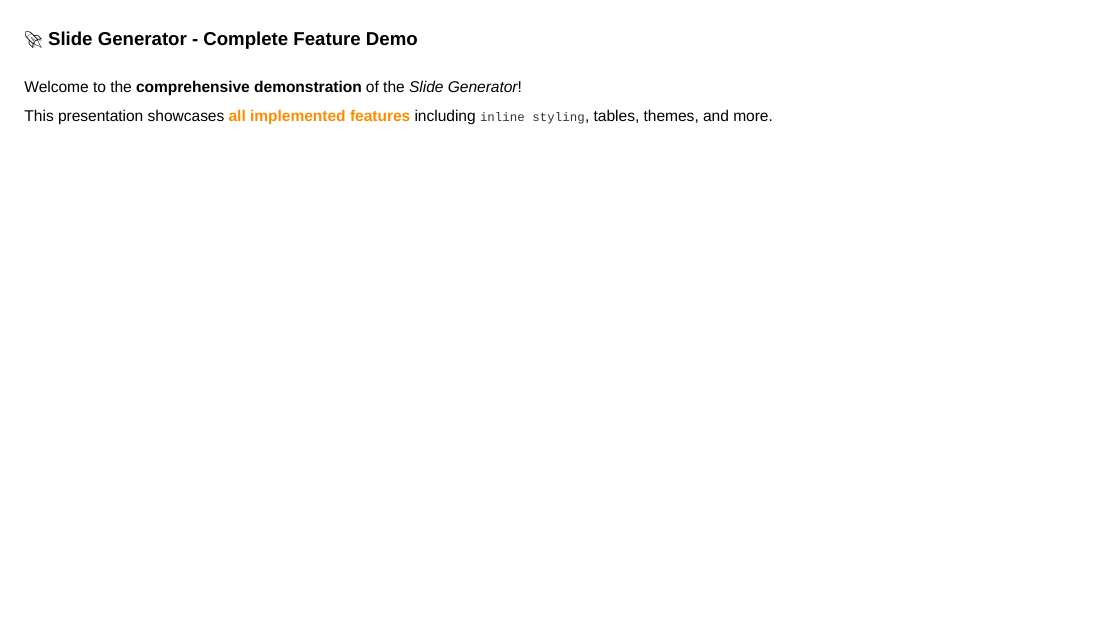
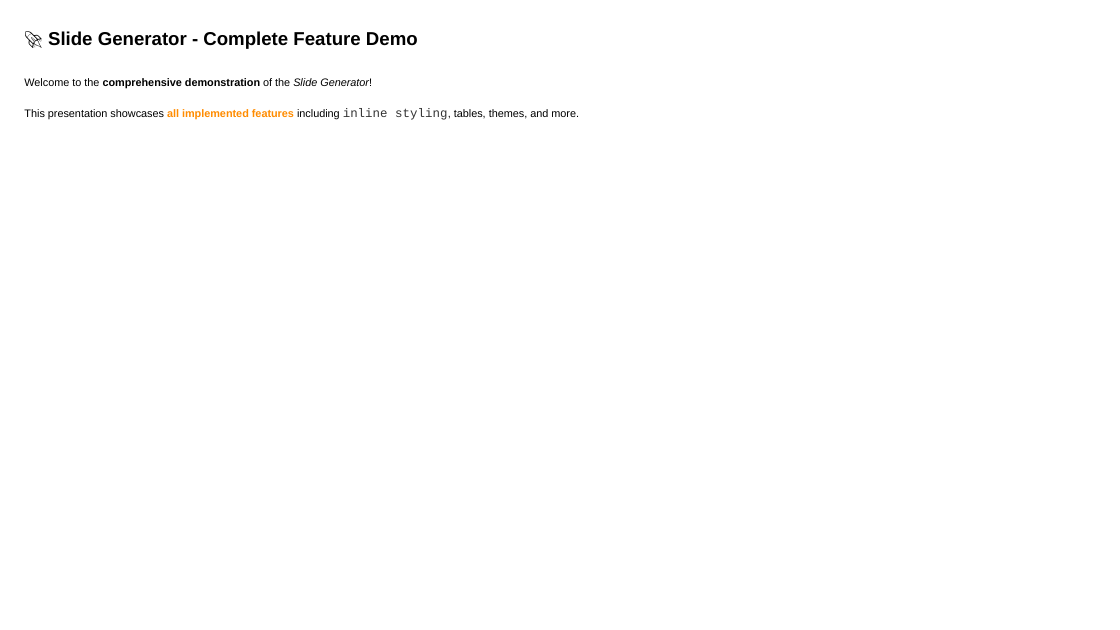
Before and after one commit to louisazhou/slidegenerator, a slide deck: slide 1 of output/comprehensive_demo_default.pptx. Drawn at 1120x630 pixels with LibreOffice and Linux fonts; fonts in the diff are those of the drawing. Boxes give left, top, right and bottom in pixels: in the first picture for what was removed or moved away, otherwise in the second. Text is boxed around its words. In the diff, an @@ line names an element or a change of style, - is before the commit and + after.

```diff
--- a/output/comprehensive_demo_default.pptx
+++ b/output/comprehensive_demo_default.pptx
@@ text "Welcome to the comprehensive demonstration ..." at [24, 78, 372, 89]: size 10 to 7 pt @@
@@ text "This presentation showcases all implemented ..." at [24, 109, 579, 120]: size 10 to 7 pt in "This presentation showcases all implemented features includi ..." @@
```
Also in this commit, not shown: 16 other slides changed, 1 slide added, 17 other files.
